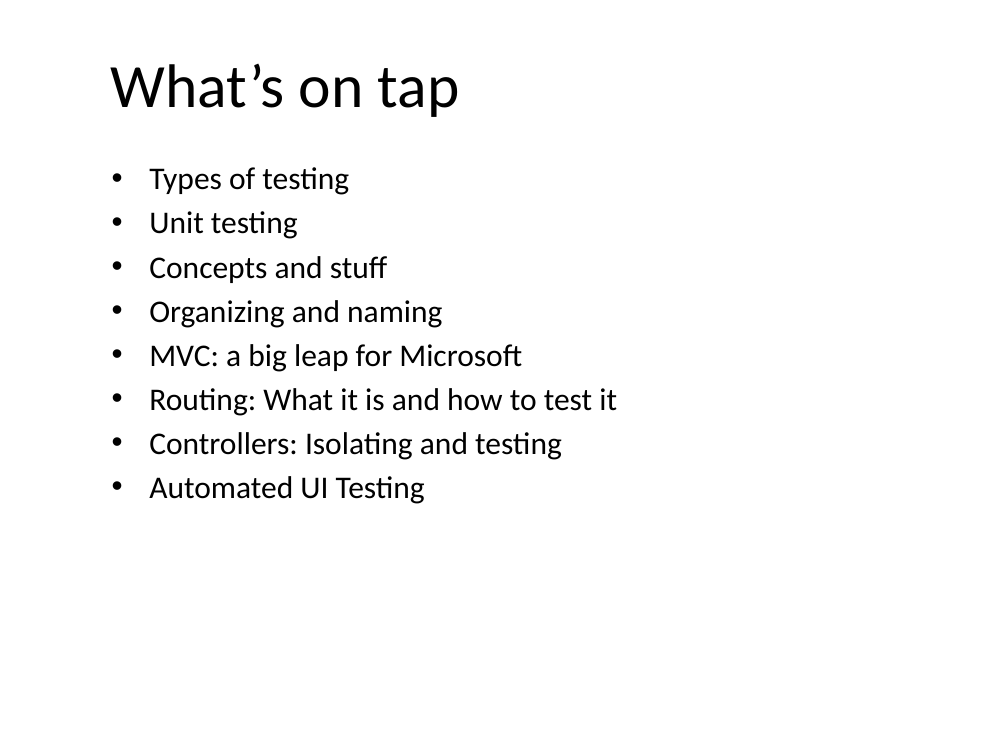
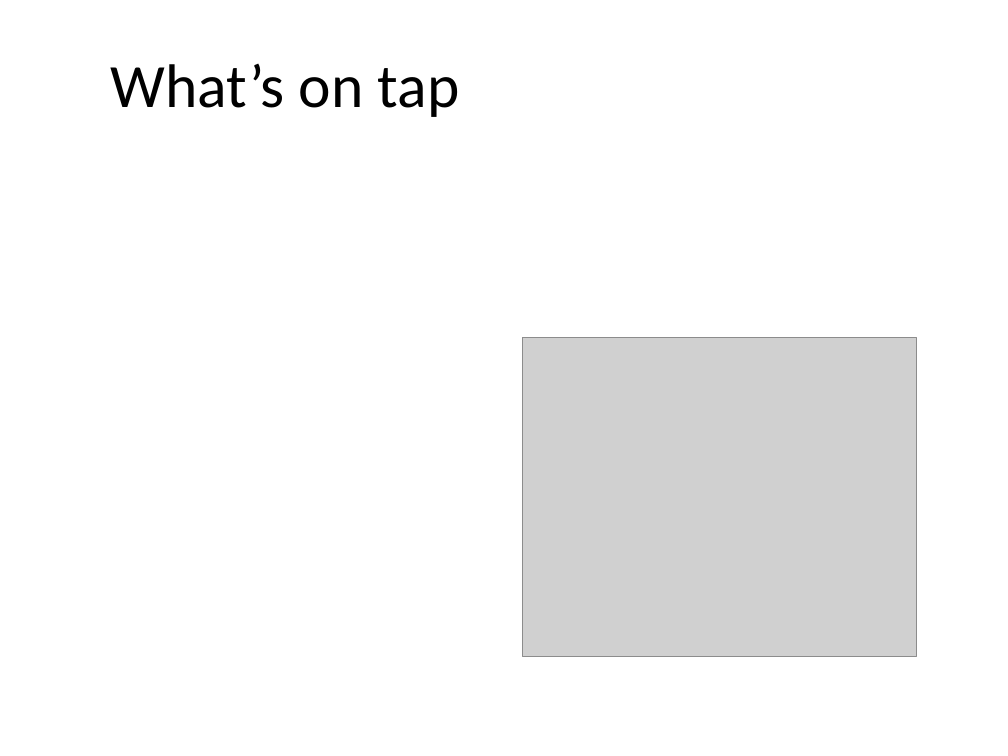
Before and after one commit to kburnell/TestDrivingASP.NETMVC, a slide deck: slide 3 of TestDrivingASP.NETMVC.pptx. Drawn at 1008x756 pixels with LibreOffice and Linux fonts; fonts in the diff are those of the drawing; grey boxes stand for pictures; background and template pictures are left out. Boxes give left, top, right and bottom in pixels: in the first picture for what was removed or moved away, otherwise in the second. Text is boxed around its words. In the diff, an @@ line names an element or a change of style, - is before the commit and + after.

```diff
--- a/TestDrivingASP.NETMVC.pptx
+++ b/TestDrivingASP.NETMVC.pptx
@@ text removed at <box>149,167,617,504</box> @@
-• Types of testing
-• Unit testing
-• Concepts and stuff
-• Organizing and naming
-• MVC: a big leap for Microsoft
-• Routing: What it is and how to test it
-• Controllers: Isolating and testing
-• Automated UI Testing
@@ picture added at <box>522,337,916,657</box> @@
```
Also in this commit, not shown: 4 other slides changed, 7 slides added, 1 slide removed, 1 other file.
